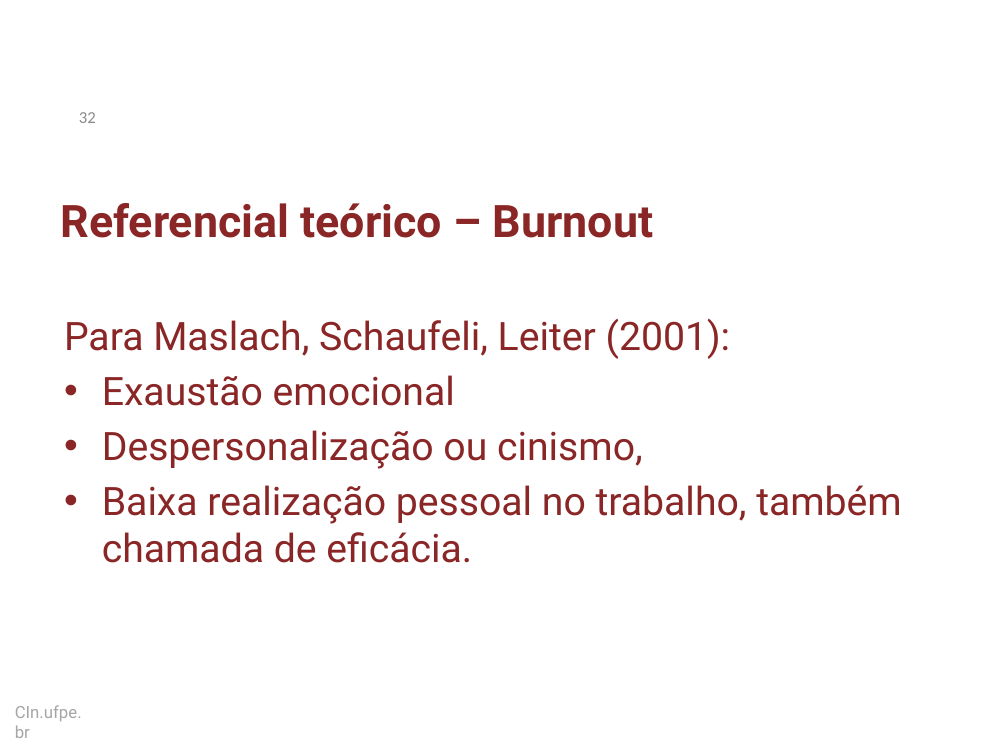
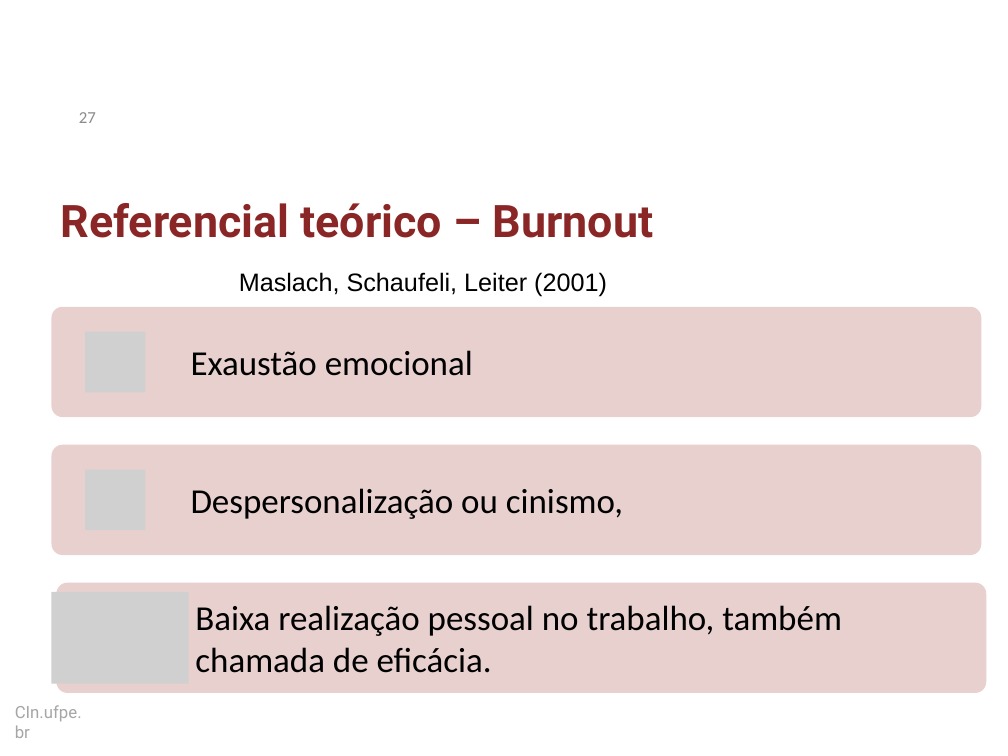
Before and after one commit to dan1lo/doutoradoR, a slide deck: slide 27 of apresentacao doutorado simplificado.pptx (slide 32 before the commit). Drawn at 1008x756 pixels with LibreOffice and Linux fonts; fonts in the diff are those of the drawing; grey boxes stand for pictures; background and template pictures are left out. Boxes give left, top, right and bottom in pixels: in the first picture for what was removed or moved away, otherwise in the second. Text is boxed around its words. In the diff, an @@ line names an element or a change of style, - is before the commit and + after.

```diff
--- a/apresentacao doutorado simplificado.pptx
+++ b/apresentacao doutorado simplificado.pptx
@@ page number at [79,112,96,123]: text changed @@
-32
+27
@@ text added at [239,272,607,297], 18 pt, text #000000 @@
+Maslach, Schaufeli, Leiter (2001)
@@ text removed at [64,319,902,563] @@
-Para Maslach, Schaufeli, Leiter (2001):
-• Exaustão emocional
-• Despersonalização ou cinismo,
-• Baixa realização pessoal no trabalho, também chamada de eficácia.
@@ group added at [51,306,986,692]: 3 rounded rectangles, 3 pictures, 3 texts @@
+Exaustão emocional
+Despersonalização ou cinismo,
+Baixa realização pessoal no trabalho, também chamada de eficácia.
```
Also in this commit, not shown: 24 other slides changed, 2 slides added, 7 slides removed.
